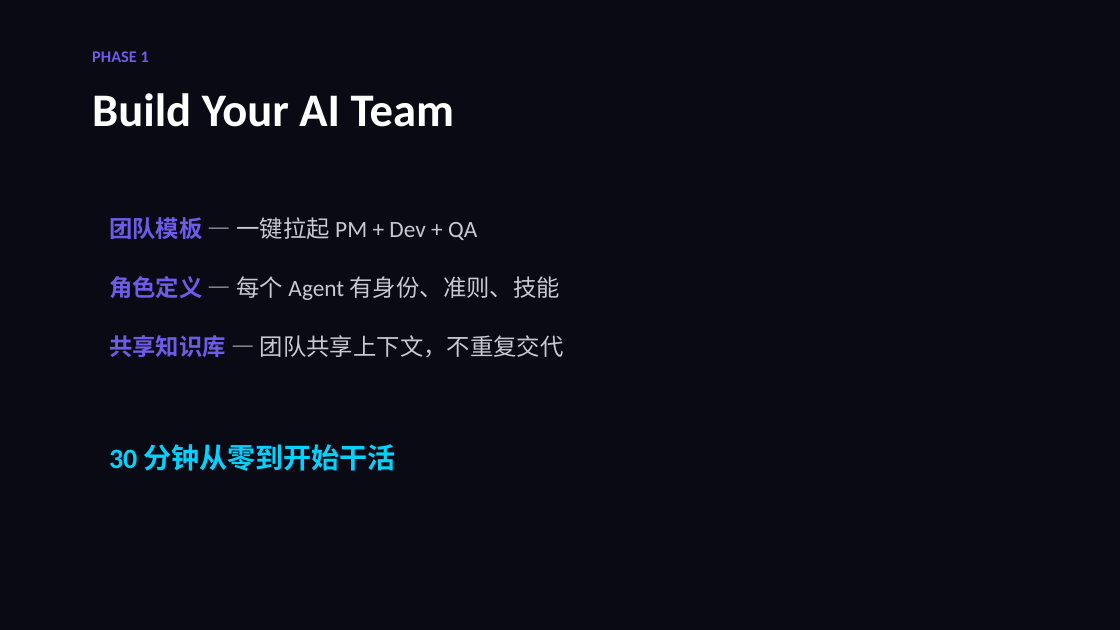
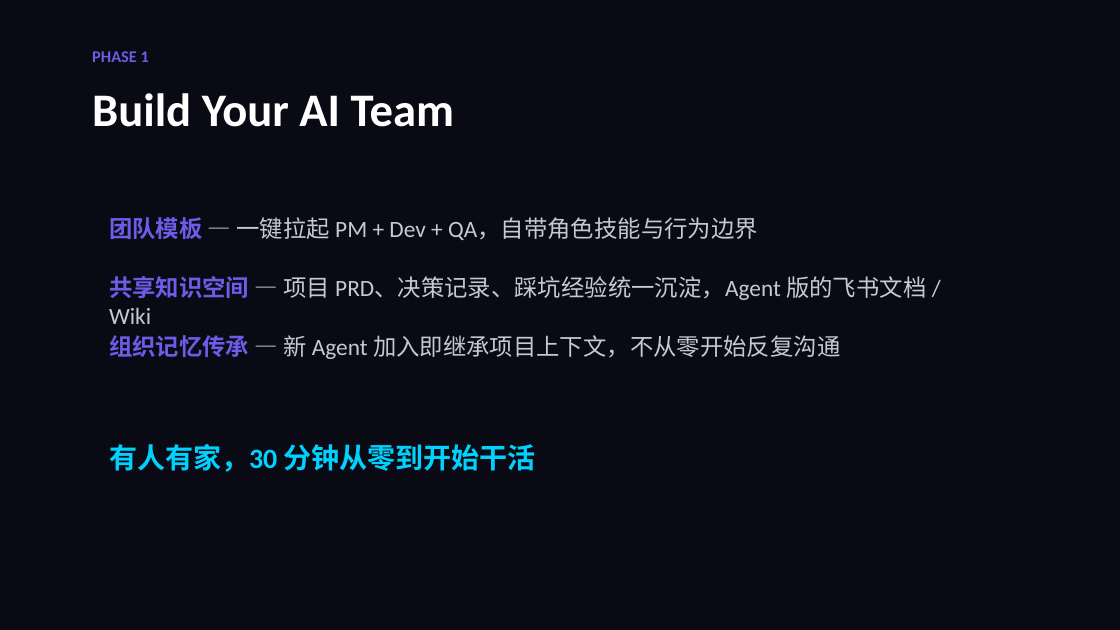
Before and after one commit to GhostComplex/hybrid-workspace, a slide deck: slide 6 of product/hybrid-workspace-pitch.pptx. Drawn at 1120x630 pixels with LibreOffice and Linux fonts; fonts in the diff are those of the drawing. Boxes give left, top, right and bottom in pixels: in the first picture for what was removed or moved away, otherwise in the second. Text is boxed around its words. In the diff, an @@ line names an element or a change of style, - is before the commit and + after.

Commit message:
docs: sync product docs with GitHub Pages (4/13 discussion)
- Flow → Process throughout all docs
- Four layer descriptions aligned with index.html
- Pain points rewritten: grouped by Build/Train/Process, P-numbers removed
- Build: added shared knowledge space (Agent 版飞书文档/Wiki)
- Train: emphasize agent self-learning, scene-triggered recall, slogan alignment
- Process: human-defined process, system-enforced, kill switch as fallback
- Orchestration Layer Chinese label: 项目管理 → 流程管控
- PRD: removed Discord reference from subtitle
- Pitch deck: regenerated PPTX with all updates, renamed to hybrid-workspace-pitch.pptx

```diff
--- a/product/hybrid-workspace-pitch.pptx
+++ b/product/hybrid-workspace-pitch.pptx
@@ text at [109, 217, 758, 240]: text changed @@
-团队模板 — 一键拉起 PM + Dev + QA
+团队模板 — 一键拉起 PM + Dev + QA，自带角色技能与行为边界
@@ text at [109, 276, 926, 324]: text changed @@
-角色定义 — 每个 Agent 有身份、准则、技能
+共享知识空间 — 项目 PRD、决策记录、踩坑经验统一沉淀，Agent 版的飞书文档 / Wiki
@@ text at [109, 335, 840, 359]: text changed @@
-共享知识库 — 团队共享上下文，不重复交代
+组织记忆传承 — 新 Agent 加入即继承项目上下文，不从零开始反复沟通
@@ text at [109, 444, 536, 472]: text changed @@
-30 分钟从零到开始干活
+有人有家，30 分钟从零到开始干活
```
Also in this commit, not shown: 5 other slides changed, 3 other files.
